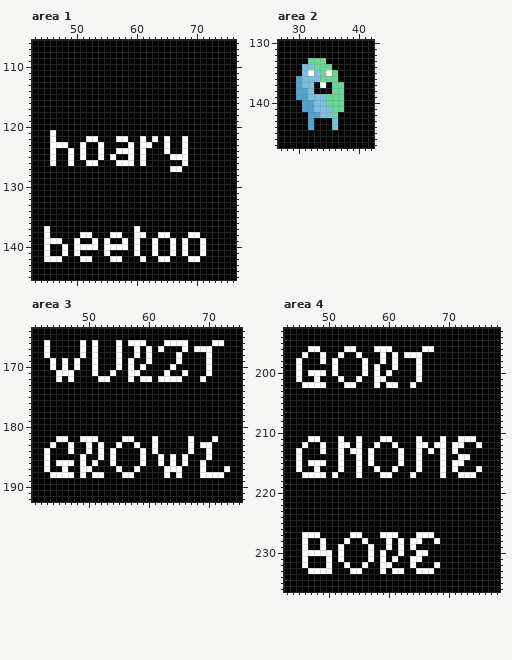
Pixel-art file: experimental/art/sprites.aseprite. The picture above was drawn from the file before the commit.
204x294 pixels, 1 frame. Colours within 5 levels of each other are drawn and written as one. Shown: area 1: x 43..76, y 106..145; area 2: x 27..42, y 130..147; area 3: x 41..75, y 164..192; area 4: x 43..78, y 193..236. The commit also changed other parts of the picture, which this record leaves out.
Now the later version:
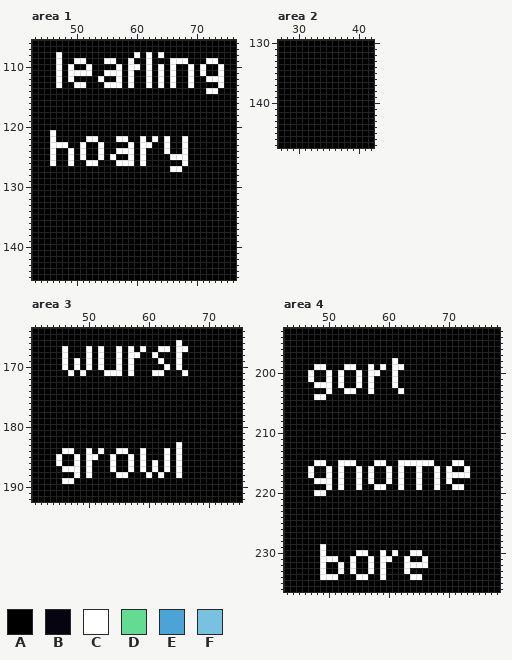
Palette (. is transparent): A #000000  B #070411  C #ffffff  D #63db92  E #4ca3d5  F #78c1e0
Edits made:
Changed rows in their new state; - is an unchanged pixel.
Area 1, layer "TEXT":
first column x 47:
108 C------------C-C-C----------
109 C--CC---CC--C--C---CCC---CC-
110 C-C--C----C-CC-C-C-C--C-C--C
111 C-CCCC--CCC-C--C-C-C--C-C--C
112 C-C----C--C-C--C-C-C--C--CCC
113 C--CC---CCC-C--C-C-C--C----C
114 -------------------------CC-
first column x 45:
137 A--------------A-----------
138 A-----AA---AA--AA--AA---AA-
139 AAA--A--A-A--A-A--A--A-A--A
140 A--A-AAAA-AAAA-A--A--A-A--A
141 A--A-A----A----A--A--A-A--A
142 AAA---AA---AA---A--AA---AA-
Area 2, layer "SPRITE":
first column x 30:
133 --AAA---
134 -AAAAA--
135 -AAAAAA-
136 AAAAAAA-
137 AAAAAAAA
138 AAAAAAAA
139 AAAAAAAA
140 -AAAAAAA
141 -AAAAAAA
142 --AAAAA-
143 --A---A-
144 --A---A-
Area 3, layer "TEXT":
first column x 43:
166 A-----A-A---A-AAA---AA-A----AA
167 A--C--ACAC----CACA--C-C--AAA--
168 A--C--ACAC----C--AC--------A--
169 -A-----CAC-------A-C-------A--
170 -A-----CAC------A---CAC----A--
171 --AA--C-A-C-C--A--CCA------A--
172 --A-A----AA---A-AA-AAAA---A---
first column x 43:
182 --AA--AAA----AA---A-----A---A--
183 -A--A--A-A--A--A--A---C-A-AA---
184 A--C-------ACC----A-C-C-A--A---
185 A-C--CACCA----C----ACACA---A---
186 A--AACACA-----C---CACACA--A----
187 A---CCA----CA-CAC-C--A----A---A
188 -AAAACACAA--C-A--C-CA-----AAAA-
189 ---CC--------------------------
Area 4, layer "TEXT":
first column x 45:
196 --AA----AA---AAA-----AA
197 -A--A--A--A---A-A-AAA--
198 A---A-A----A--A-----A--
199 A--CC-A-CC-ACAC--C--A--
200 A--AACAC--CAC--AC---A--
201 A-CA-C------CAA-C---A--
202 -AA--C-CAAC-CA-A---A---
203 -----C--CC--C----C-----
204 ---CC------------------
first column x 45:
211 --AA---A--A---AA----A---A--AAA-
212 -A--A--AA-A--A--A---AA-AA-AA--A
213 A---A--A-AA-A----A--A-A-A-A----
214 A------A--A-A----A--A---A--AA--
215 A-A-----CCA-ACC---CC-CC-A------
216 A-CA-C------CA-CAC-----CACA-C-A
217 -A-AACAC----C-A--C-AC--CACC--A-
218 ---CCC-C--C-C--C-C--C--C-C-----
219 -----C-C--C--CC--C--C--C--CC---
220 ---CC--------------------------
first column x 46:
227 AAA-----AA---AAA---AAA-
228 A--A---A--A---A-A-AA--A
229 A-----A----A--A-A-A----
230 AAA-A-A--CCA---CA-C-A--
231 A--C-CA-C-----CA-CAAC--
232 A--CA-CAC-AC--A--C-CC-A
233 -AA-A-C--A-C---AAC-AAA-
234 ---CCC---CC--C----CC---
Boxes around the changes in both pictures, in picture pixels (x1, y1, x2, y2):
changed: (56, 52, 224, 94)
changed: (44, 226, 206, 262)
changed: (296, 58, 344, 130)
changed: (44, 340, 224, 382)
changed: (44, 436, 230, 484)
changed: (296, 346, 434, 400)
changed: (296, 436, 482, 496)
changed: (302, 532, 440, 580)
